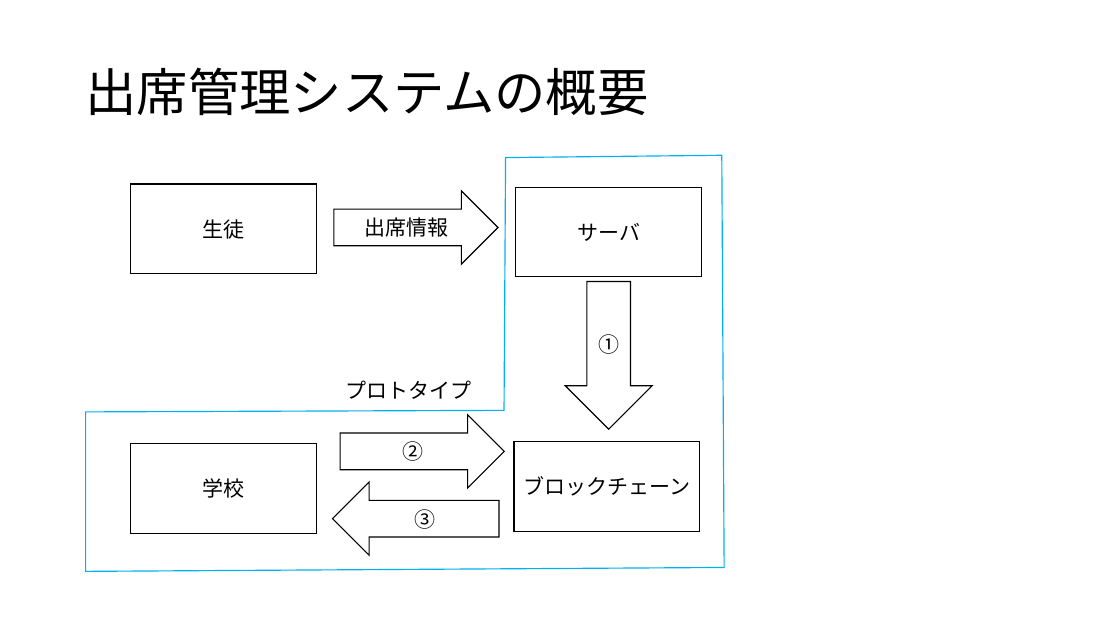
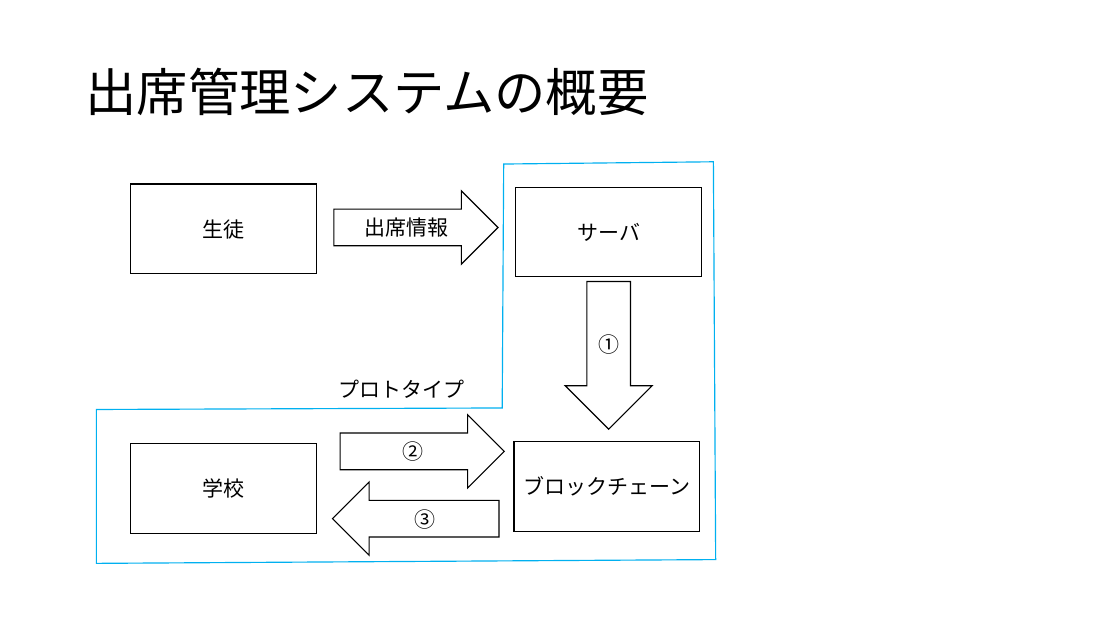
Before and after one commit to HYuta730/study, a slide deck: slide 8 of 発表資料_218K6078_檜山祐太.pptx. Drawn at 1120x630 pixels with LibreOffice and Linux fonts; fonts in the diff are those of the drawing. Boxes give left, top, right and bottom in pixels: in the first picture for what was removed or moved away, otherwise in the second. Text is boxed around its words. In the diff, an @@ line names an element or a change of style, - is before the commit and + after.

```diff
--- a/発表資料_218K6078_檜山祐太.pptx
+++ b/発表資料_218K6078_檜山祐太.pptx
@@ freeform shape resized from (x1=86, y1=155, x2=724, y2=571) to (x1=97, y1=162, x2=716, y2=564) @@
@@ text "プロトタイプ" moved from (x1=346, y1=380, x2=472, y2=399) to (x1=339, y1=379, x2=465, y2=398) @@
```
Also in this commit, not shown: 4 other slides changed.
